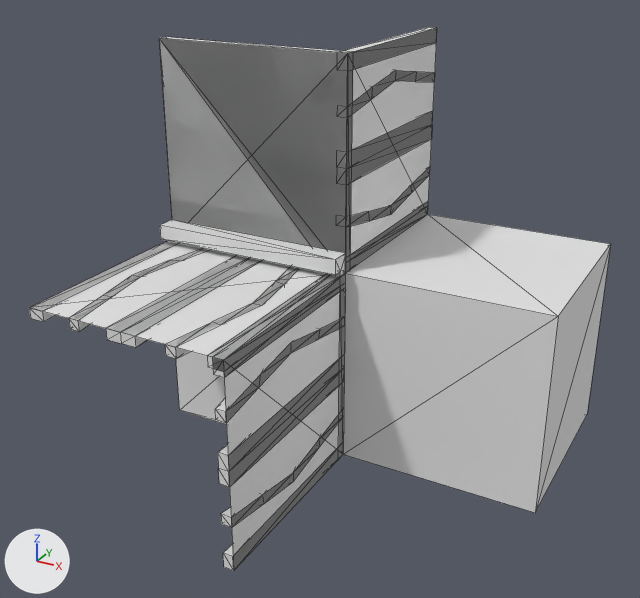
Before and after pictures for a commit that changed the OBJ model Data/bmc/tiles/t_235.obj.
One viewpoint serves both versions: a 50 mm lens placed at (0.876, -1.715, 0.777), pointed at (-0.04, -0.05, -0.055). The lights are fixed; the arrows at lower left show +X, +Y and +Z. Mesh edges are drawn as thin lines. Where no turn or scale is listed for an object, it has been applied to the vertices.

The older version as bpy lines, for what is in view:
```python
me_t_235 = bpy.data.meshes.new('t_235')
me_t_235.from_pydata(...)  # 283 vertices, 548 faces; spans x -0.5..0.5, y -0.5..0.5, z -0.5..0.5
ob_t_235 = bpy.data.objects.new('t_235', me_t_235)
ob_t_235.location = (0.0, 0.0, 0.0)
```
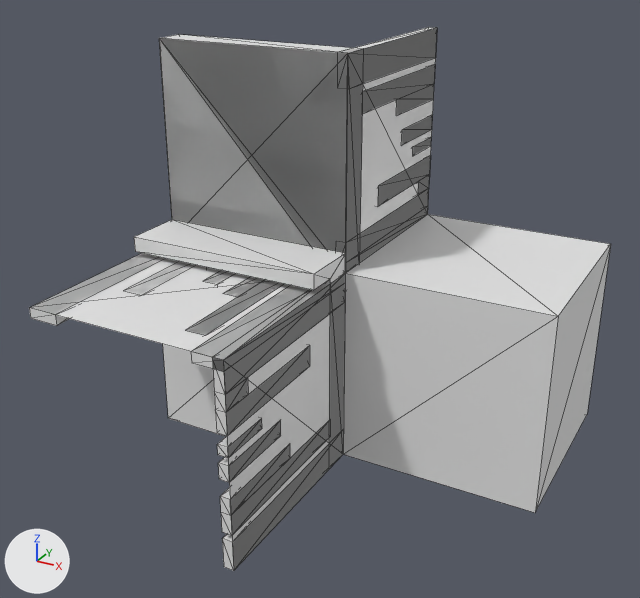
The change, as a diff of the scene's bpy script:
```diff
--- a/Data/bmc/tiles/t_235.obj.py
+++ b/Data/bmc/tiles/t_235.obj.py
@@ me_t_235 @@
 # used by ob_t_235; location = (0.0, 0.0, 0.0)
-me_t_235.from_pydata(...)  # 283 vertices, 548 faces; spans x -0.5..0.5, y -0.5..0.5, z -0.5..0.5
+me_t_235.from_pydata(...)  # 241 vertices, 452 faces; spans x -0.5..0.5, y -0.5..0.5, z -0.5..0.5
+# me_t_235 part 1: a new loose piece, a box spanning x -0.025..0.0, y 0.3..0.5, z 0.237..0.277
+# me_t_235 part 2: a new loose piece, a box spanning x -0.025..0.0, y -0.5..-0.374, z -0.218..-0.193
+# me_t_235 part 3: a new loose piece, a box spanning x -0.025..0.0, y 0.374..0.5, z 0.193..0.218
+# me_t_235 part 4: a new loose piece, a box spanning x -0.025..0.0, y -0.5..-0.3, z -0.277..-0.237
+# me_t_235 part 5: the loose piece of 38 vertices spanning x -0.138..-0.071, y -0.5..0.5, z -0.025..0.025 is rebuilt with 25 vertices and now spans x -0.182..-0.092, y -0.429..0.429, z -0.025..0.025
+# me_t_235 part 6: the loose piece of 21 vertices spanning x -0.287..-0.213, y -0.5..0.5, z -0.025..0.025 is rebuilt with 14 vertices and now spans x -0.263..-0.223, y -0.2..0.2, z -0.025..0.025
+# me_t_235 part 7: the loose piece of 20 vertices spanning x -0.025..0.0, y -0.5..0.0, z -0.429..-0.362 is rebuilt with 14 vertices and now spans x -0.025..0.0, y -0.5..-0.071, z -0.408..-0.318
+# me_t_235 part 8: the loose piece of 20 vertices spanning x -0.025..0.0, y 0.0..0.5, z 0.362..0.429 is rebuilt with 14 vertices and now spans x -0.025..0.0, y 0.071..0.5, z 0.318..0.408
+# me_t_235 part 9: the loose piece of 12 vertices spanning x -0.025..0.0, y -0.5..0.0, z -0.287..-0.212 is deleted
+# me_t_235 part 10: the loose piece of 12 vertices spanning x -0.025..0.0, y 0.0..0.5, z 0.212..0.287 is deleted
+# me_t_235 part 11
+# 124 vertices are removed from x -0.5..0.0, y -0.5..0.5, z -0.5..0.5
+# 260 faces are deleted
+# 32 vertices are added at x -0.5..0.0, y -0.5..0.5, z -0.5..0.5
+# 8 new vertices lie (0.0, 0.0, -0.075) away from vertices in x -0.025..0.0, y -0.5..0.5, z 0.0..0.5
+# 8 new vertices lie (0.0, 0.0, 0.075) away from vertices in x -0.025..0.0, y -0.5..0.5, z -0.5..0.0
+# 7 new vertices lie (-0.075, 0.0, 0.0) away from vertices in x 0.0, y -0.5..0.5, z -0.025..0.025
+# 7 new vertices lie (0.075, 0.0, 0.0) away from vertices in x -0.5, y -0.5..0.5, z -0.025..0.025
+# 5 new vertices lie (0.039, 0.0, 0.0) away from vertices in x -0.425, y 0.0..0.079, z -0.025..0.025
+# 6 new vertices lie (0.0, -0.079, 0.0) away from vertices in x -0.425..0.0, y 0.0..0.5, z -0.025..0.075
+# 5 new vertices lie (0.053, 0.0, 0.0) away from vertices in x -0.386, y 0.0..0.331, z -0.025..0.025
+# 6 new vertices lie (0.0, -0.331, 0.0) away from vertices in x -0.386..0.0, y 0.0..0.5, z -0.025..0.114
+# 8 new vertices lie (0.5, 0.0, 0.0) away from vertices in x -0.5, y -0.15..0.15, z -0.5..0.5
+# 212 new faces join them
```

Where the change shows, as pixel boxes (x1, y1, x2, y2) in the pictures (640 x 598 px; the box of a moved part takes in the faces that stretch with it):
part 1 of me_t_235, added
    after: (401, 115, 433, 146)
part 2 of me_t_235, added
    after: (217, 418, 262, 458)
part 3 of me_t_235, added
    after: (413, 137, 432, 154)
part 4 of me_t_235, added
    after: (218, 421, 281, 483)
part 5 of me_t_235, rebuilt
    before: (165, 267, 300, 359)
    after: (186, 277, 283, 335)
part 6 of me_t_235, rebuilt
    before: (106, 256, 262, 347)
    after: (205, 270, 236, 284)
part 7 of me_t_235, rebuilt (10% narrower)
    before: (221, 408, 344, 527)
    after: (220, 420, 330, 536)
part 8 of me_t_235, rebuilt
    before: (338, 70, 435, 118)
    after: (362, 65, 435, 116)
part 9 of me_t_235, deleted
    before: (218, 356, 344, 487)
part 10 of me_t_235, deleted
    before: (336, 114, 433, 185)
part 11 of me_t_235, moved or reshaped
    both: (29, 28, 437, 571)
